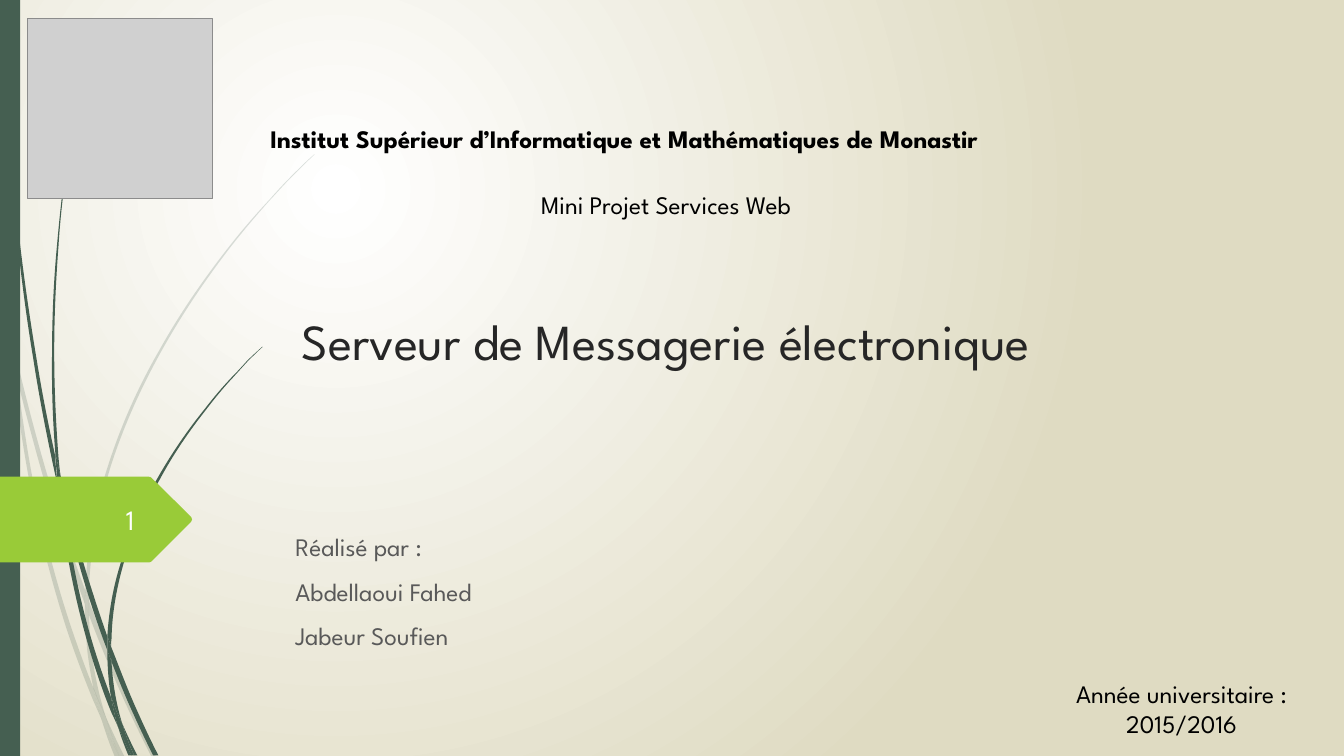
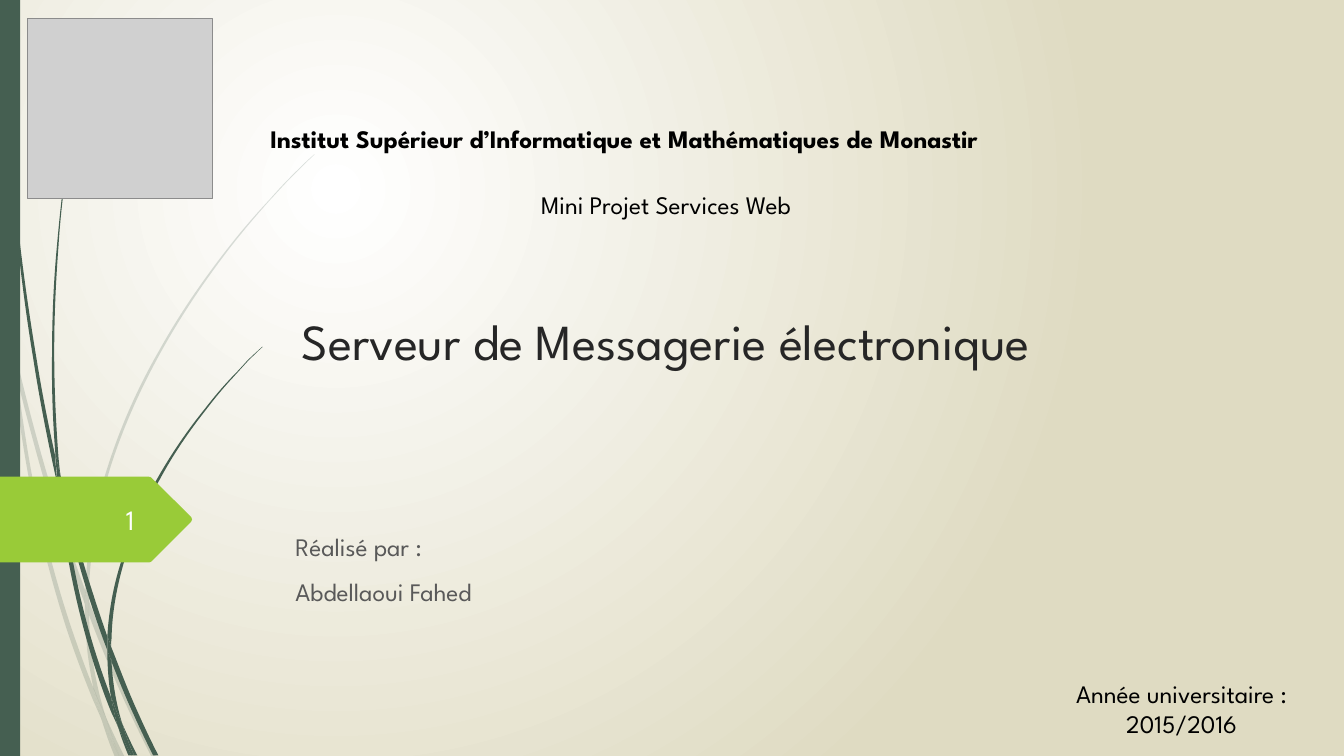
Before and after one commit to Fahd-AB/SOAP-REST-Services-Example, a slide deck: slide 1 of Docs-FR.pptx. Drawn at 1344x756 pixels with LibreOffice and Linux fonts; fonts in the diff are those of the drawing; grey boxes stand for pictures. Boxes give left, top, right and bottom in pixels: in the first picture for what was removed or moved away, otherwise in the second. Text is boxed around its words. In the diff, an @@ line names an element or a change of style, - is before the commit and + after.

Commit message:
Small modification in the document

```diff
--- a/Docs-FR.pptx
+++ b/Docs-FR.pptx
@@ subtitle at [295, 627, 448, 645]: paragraph removed @@
-Jabeur Soufien
```
